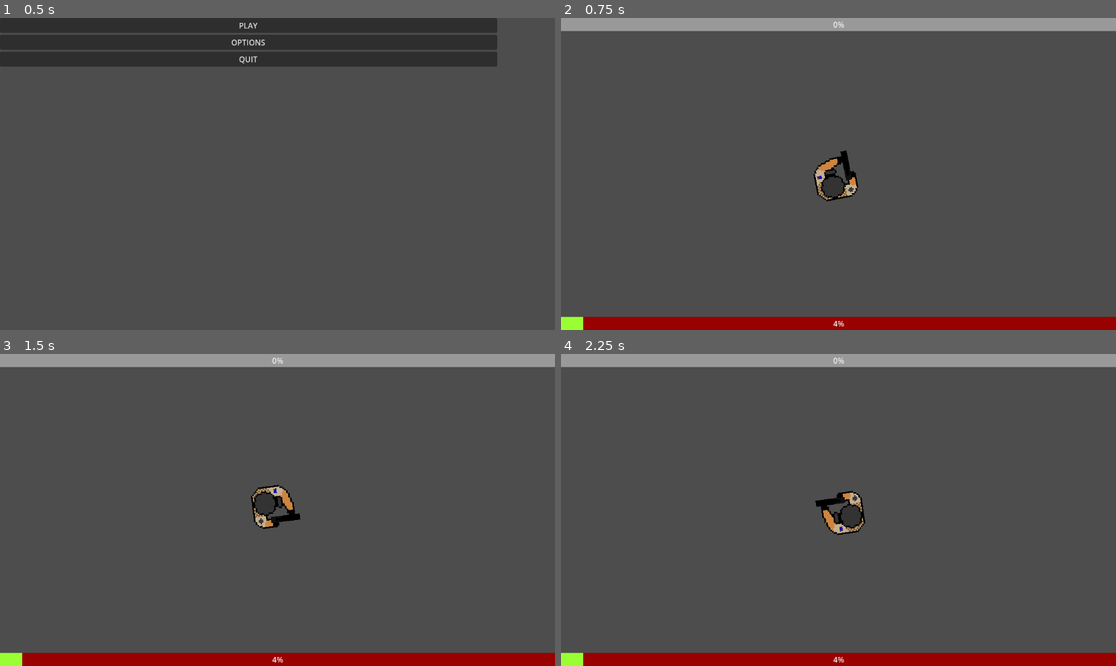
Above: before the commit, frames 1-4 (two rows, left to right).
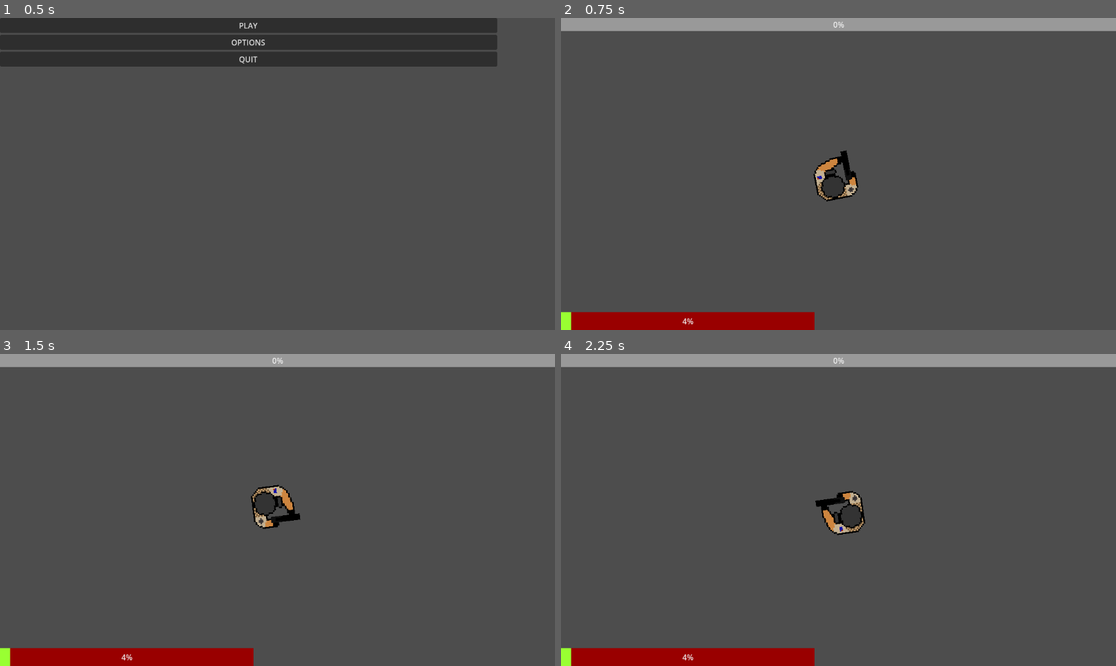
Above: after the commit, the same moments.

Repository: MagmaticPage255/Top-Down-Shooter
Game: Godot game, scene res://Scenes/menu.tscn
Two runs of this game, one before a commit and one after it. Both use one fixed random seed, a clock stepped at 60 frames per second and the inputs below.
Inputs (mouse positions are in pixels of both pictures, inside the frame that each line leads up to):
- Up to frame 1 (0.5 s): no input
- Up to frame 2 (0.75 s): click "PLAY" at 0.5 s
- Up to frame 3 (1.5 s): tap Enter at 1.25 s; move the mouse to (399, 494) at 1.27 s; hold D (right) from 1.28 s (still down); click (399, 494) at 1.35 s
- Up to frame 4 (2.25 s): tap Space at 2 s; move the mouse to (727, 525) at 2.02 s; release D (right) at 2.03 s; hold S (down) from 2.03 s (still down); click (727, 525) at 2.1 s

Frame 1 is identical in both runs. In frame 2, 3.1% of the frame differs, in the area x 0-100%, y 94-100%; in frame 3, 3.1%; in frame 4, 3.1%.

Commit message:
i cant do it pt2

Diff:
--- a/Scenes/Enemy#1.gd
+++ b/Scenes/Enemy#1.gd
@@ -26,13 +26,8 @@
 	move_and_slide()
 
 
-	if ray_cast_2d.is_colliding() and ray_cast_2d.get_collider() == player and can_damage:
-		player.take_damage(damage)
-		can_damage = true
-		$MuzzleFlash.show()
-		$MuzzleFlash/Timer.start()
-		$ShootSound.play()
-		can_damage = false
+	if ray_cast_2d.is_colliding():
+		attack()
 
 func take_damage(dmg):
 	enemy_health -= dmg
@@ -49,11 +44,18 @@
 	pass # Replace with function body.
 
 func attack():
-	var area = $Area2D
-	area.enabled = true
+	ray_cast_2d.enabled = true
 
-	# Check for collisions within the area
-	for body in area.get_overlapping_bodies():
-		if body.has_method('take_damage'):
-			body.take_damage(5)  # Adjust this value as needed
-	area.enabled = false
+	# Set raycast direction and position
+	var direction = (get_global_mouse_position() - ray_cast_2d.global_position).normalized()
+	ray_cast_2d.cast_to = direction * 100  # Adjust this value as needed
+
+	# Perform raycast
+	ray_cast_2d.force_raycast_update()
+
+	if ray_cast_2d.is_colliding():
+		var result = ray_cast_2d.get_collider()
+		if result and result.has_method('take_damage'):
+			result.take_damage(5)
+
+	ray_cast_2d.enabled = false
--- a/Scenes/enemy#2.gd
+++ b/Scenes/enemy#2.gd
@@ -26,13 +26,8 @@
 	move_and_slide()
 
 
-	if ray_cast_2d.is_colliding() and ray_cast_2d.get_collider() == player and can_damage:
-		player.take_damage(damage)
-		can_damage = true
-		$MuzzleFlash.show()
-		$MuzzleFlash/Timer.start()
-		$ShootSound.play()
-		can_damage = false
+	if ray_cast_2d.is_colliding():
+		attack()
 
 func take_damage(dmg):
 	enemy_health -= dmg
@@ -49,11 +44,18 @@
 	pass # Replace with function body.
 
 func attack():
-	var area = $Area2D
-	area.enabled = true
+	ray_cast_2d.enabled = true
 
-	# Check for collisions within the area
-	for body in area.get_overlapping_bodies():
-		if body.has_method('take_damage'):
-			body.take_damage(5)  # Adjust this value as needed
-	area.enabled = false
+	# Set raycast direction and position
+	var direction = (get_global_mouse_position() - ray_cast_2d.global_position).normalized()
+	ray_cast_2d.cast_to = direction * 100  # Adjust this value as needed
+
+	# Perform raycast
+	ray_cast_2d.force_raycast_update()
+
+	if ray_cast_2d.is_colliding():
+		var result = ray_cast_2d.get_collider()
+		if result and result.has_method('take_damage'):
+			result.take_damage(5)
+
+	ray_cast_2d.enabled = false
--- a/Scenes/enemy#2.tscn
+++ b/Scenes/enemy#2.tscn
@@ -1,8 +1,9 @@
-[gd_scene load_steps=7 format=3 uid="uid://b10g83pf6njww"]
+[gd_scene load_steps=8 format=3 uid="uid://b10g83pf6njww"]
 
 [ext_resource type="Script" path="res://Scenes/enemy#2.gd" id="1_dw7pc"]
 [ext_resource type="Texture2D" uid="uid://domj5f20lnw7m" path="res://Enemy/Insurgent 2 Walk.png" id="1_i1uac"]
 [ext_resource type="AudioStream" uid="uid://r2vjmdw3h2wt" path="res://SFX/718175__tb0y298__shotgun-fire-1.wav" id="3_0dbr0"]
+[ext_resource type="Texture2D" uid="uid://re61426di5ik" path="res://Other Assests/MUZZLE FLASH.png" id="4_wun8e"]
 
 [sub_resource type="AtlasTexture" id="AtlasTexture_8c0yj"]
 atlas = ExtResource("1_i1uac")
@@ -41,13 +42,16 @@
 stream = ExtResource("3_0dbr0")
 
 [node name="RayCast2D" type="RayCast2D" parent="."]
-position = Vector2(22.5, -44)
+position = Vector2(22, -28)
 rotation = 3.14159
-scale = Vector2(2, 2)
-target_position = Vector2(0, 450)
+target_position = Vector2(0, 700)
 
 [node name="damage_cooldown_time" type="Timer" parent="."]
 
 [node name="MuzzleFlash" type="Sprite2D" parent="."]
+visible = false
+position = Vector2(23, -66)
+scale = Vector2(0.042, 0.042)
+texture = ExtResource("4_wun8e")
 
 [node name="Timer" type="Timer" parent="MuzzleFlash"]
--- a/Scenes/player.gd
+++ b/Scenes/player.gd
@@ -67,20 +67,18 @@
 
 
 
-func take_damage(damage):
-	player_health -= damage
-	print("Player took damage.")
-
+func take_damage(amount):
+	player_health -= amount
 	if player_health <= 0:
-		print("Player died!")
 		die()
 
+
+
 func die():
-	if dead:
-		return
-	dead = true
-	get_tree().change_scene_to_file("res://Scenes/death_screen.tscn")
-	z_index = -1
+	print("Player died!")
+	# Load the DeathScreen scene
+	var death_screen = preload("res://Scenes/death_screen.tscn").instantiate()
+	get_tree().change_scene_to(death_screen)
 
 func attack():
 	var ray_cast = $RayCast2D
--- a/Scenes/player.tscn
+++ b/Scenes/player.tscn
@@ -161,15 +161,14 @@
 anchor_top = 1.0
 anchor_right = 1.0
 anchor_bottom = 1.0
-offset_top = 581.0
-offset_right = 1112.0
+offset_top = 571.0
+offset_right = 486.0
 offset_bottom = 608.0
 grow_horizontal = 2
 grow_vertical = 0
 theme_override_styles/background = SubResource("StyleBoxFlat_pn868")
 theme_override_styles/fill = SubResource("StyleBoxFlat_edwqq")
 max_value = 25.0
-step = 1.0
 script = SubResource("GDScript_a6lib")
 
 [node name="Label" type="Label" parent="UI/Control/Health"]
--- a/Scenes/world.tscn
+++ b/Scenes/world.tscn
@@ -7,7 +7,7 @@
 [node name="World" type="Node2D"]
 
 [node name="Player" parent="." instance=ExtResource("1_j1deh")]
-position = Vector2(657, 352)
+position = Vector2(575, 330)
 
 [node name="Camera2D" type="Camera2D" parent="Player"]
 
